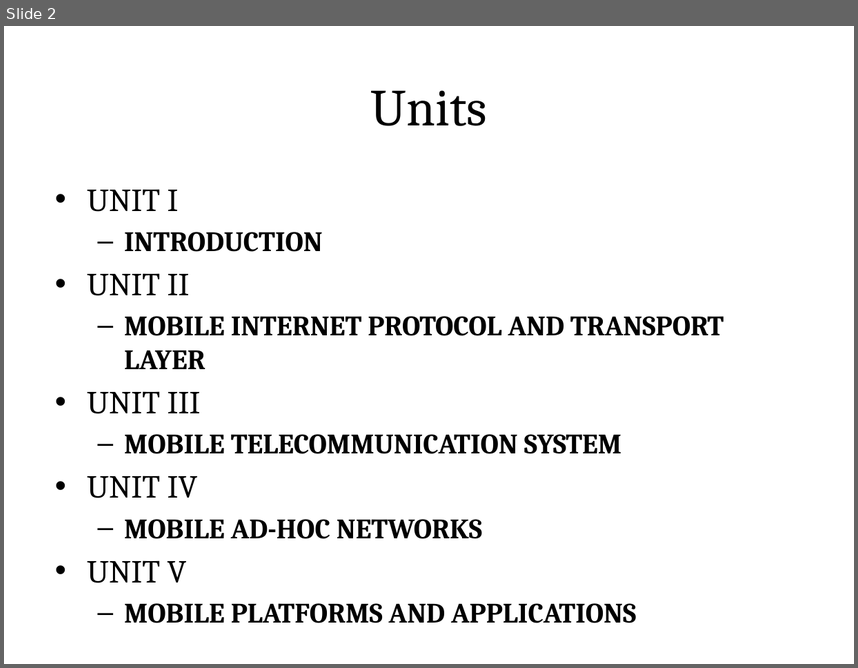
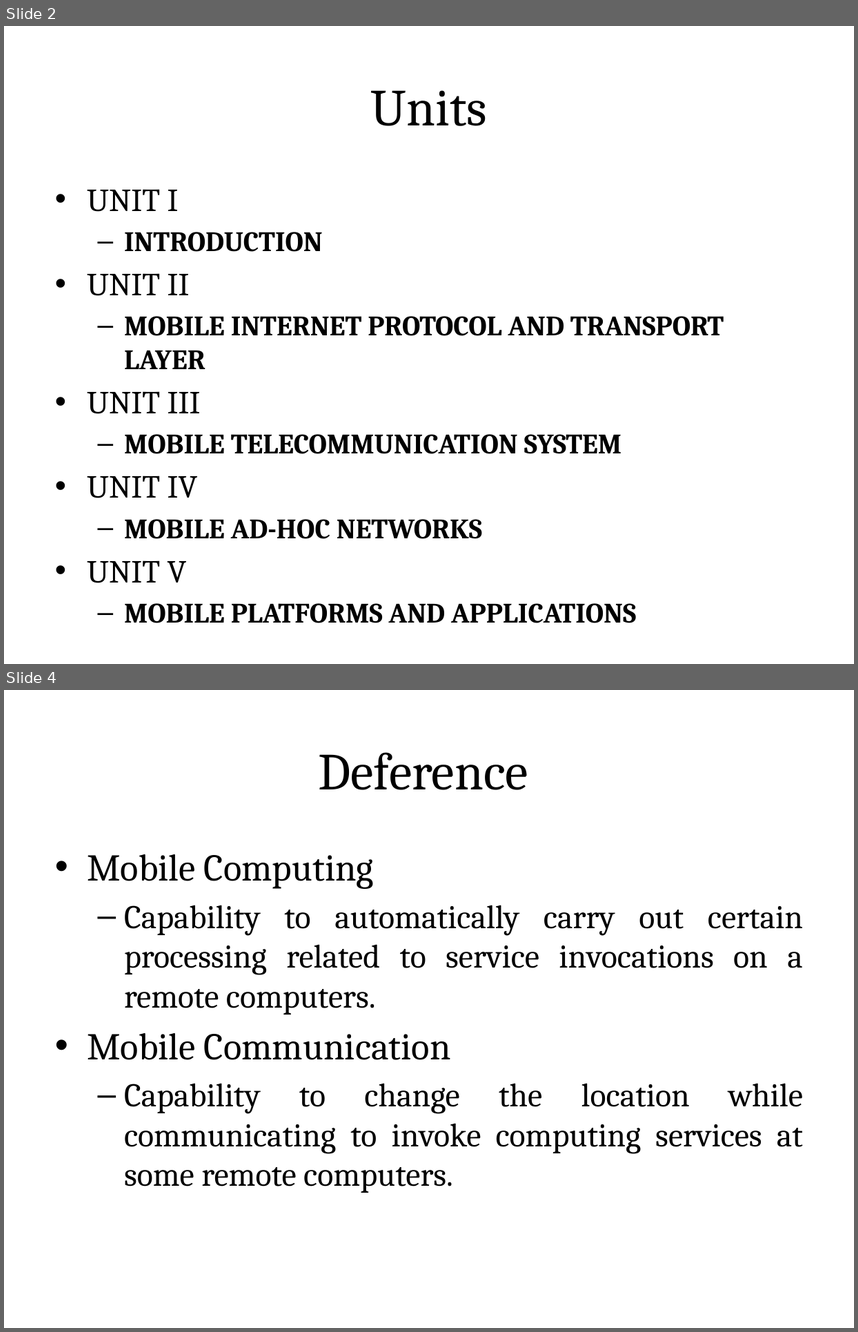
Before and after one commit to rajasekaran36/IT6601-Mobile-Computing, a slide deck: Slides/IT6601-U1.pptx. Shown one above the other, each under a label of ours: slide 2 before the commit, slides 2 and 4 after it; the slides between them are not shown. The pictures are 858x668 and 858x1332 pixels, drawn with LibreOffice and Linux fonts; fonts in the diff are those of the drawing. Boxes give left, top, right and bottom in pixels: in the first picture for what was removed or moved away, otherwise in the second. Text is boxed around its words. In the diff, an @@ line names an element or a change of style, - is before the commit and + after.

```diff
--- a/Slides/IT6601-U1.pptx
+++ b/Slides/IT6601-U1.pptx
@@ slide 4 added at <box>4,690,854,1328</box>, background #FFFFFF @@
@@ title added at <box>47,716,811,822</box>, fill gradient #DAFDA7 to #E4FCC2 to #F5FFE7, outline #98B955 0.75 pt, 44 pt, text #000000 @@
+Deference
@@ text added at <box>87,854,803,1192</box>, 28 pt, text #000000 @@
+• Mobile Computing
+  – Capability to automatically carry out certain processing related to service invocations on a remote computers.
+• Mobile Communication
+  – Capability to change the location while communicating to invoke computing services at some remote computers.
```
Also in this commit, not shown: 1 slide changed, 13 other slides added, 1 slide removed.
